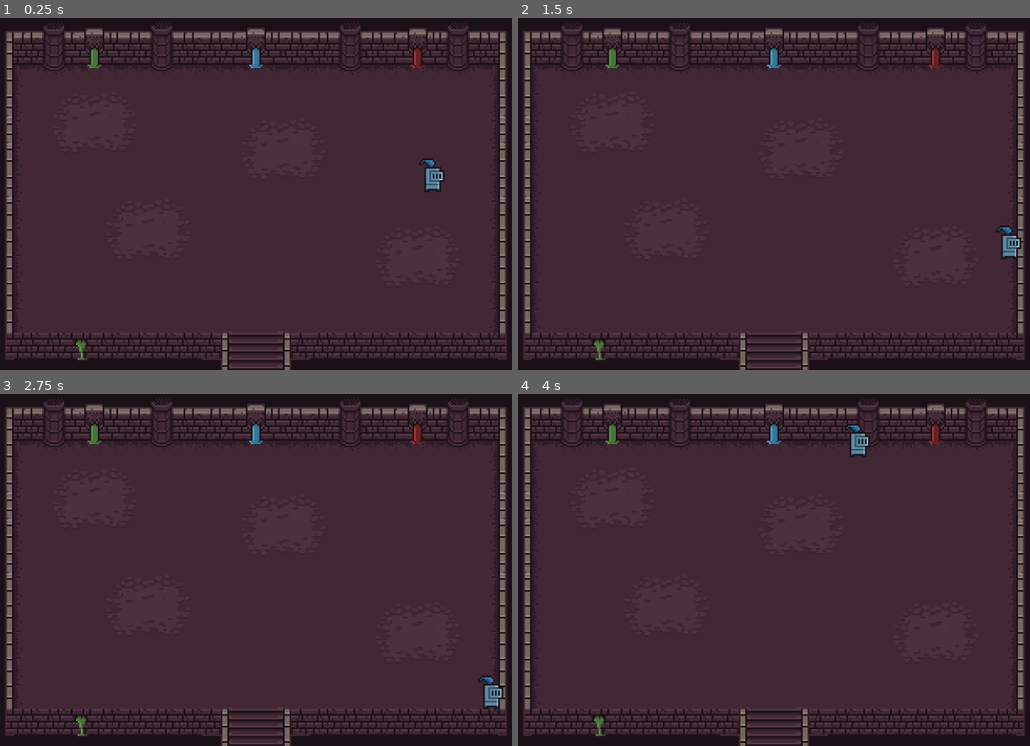
Above: before the commit, frames 1-4 (two rows, left to right).
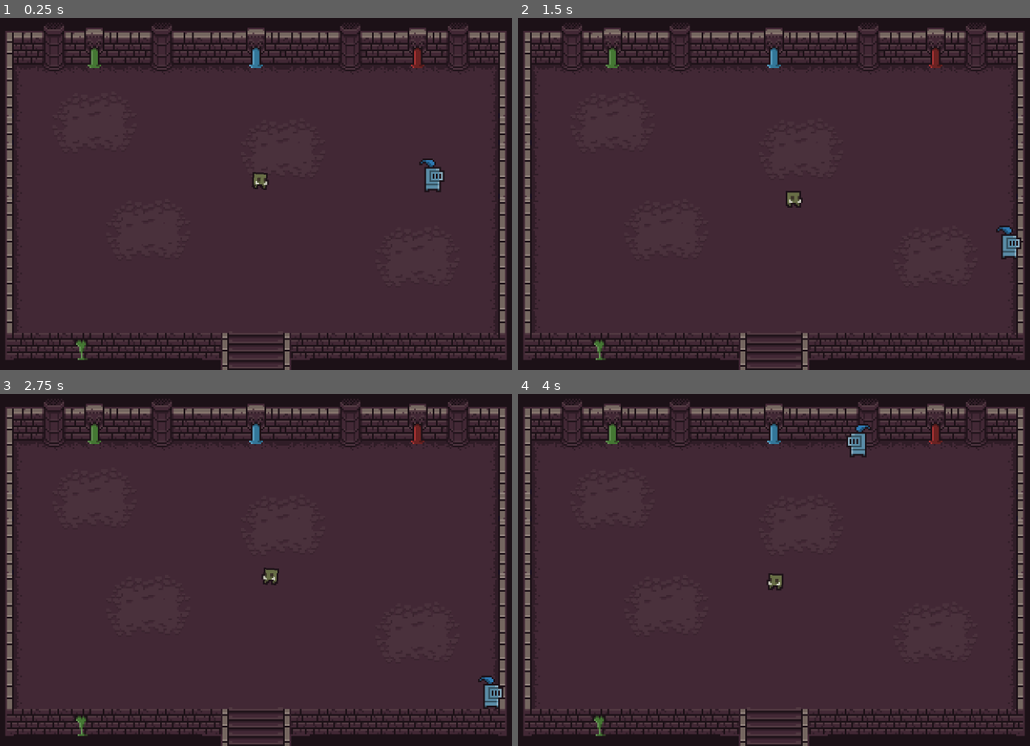
Above: after the commit, the same moments.

Repository: jovialen/dungeon-game
Game: Godot game, scene res://Scenes/Main.tscn
Two runs of this game, one before a commit and one after it. Both use one fixed random seed, a clock stepped at 60 frames per second and the inputs below.
Inputs:
- Up to frame 1 (0.25 s): no input
- Up to frame 2 (1.5 s): tap Enter at 0.5 s; hold D (move_right) 0.53-1.28 s; hold S (move_down) from 1.28 s (still down)
- Up to frame 3 (2.75 s): tap Space at 2 s; release S (move_down) at 2.03 s; hold D (move_right) from 2.03 s (still down)
- Up to frame 4 (4 s): tap Enter at 2.75 s; release D (move_right) at 2.78 s; hold W (move_up) 2.78-3.53 s; hold A (move_left) from 3.53 s (still down)

The runs differ from the first frame. In frame 1, 0.1% of the frame differs, in the area x 49-53%, y 43-49%; in frame 2, 0.1%; in frame 3, 0.1%; in frame 4, 0.3%, in the area x 48-70%, y 8-56%.

Commit message:
feat: add basic goblin wandering aimlessly

Diff:
--- a/Assets/0x72_16x16DungeonTileset.v5/16x16DungeonTilesetv5.tres
+++ b/Assets/0x72_16x16DungeonTileset.v5/16x16DungeonTilesetv5.tres
@@ -1021,4 +1021,5 @@
 
 [resource]
 physics_layer_0/collision_layer = 1
+physics_layer_0/collision_mask = 7
 sources/0 = SubResource("TileSetAtlasSource_xldbv")
--- /dev/null
+++ b/Scenes/Characters/Goblin.tscn
@@ -0,0 +1,104 @@
+[gd_scene load_steps=17 format=3 uid="uid://c2k73q18jbnub"]
+
+[ext_resource type="Texture2D" uid="uid://ee51e476jqbq" path="res://Assets/0x72_16x16DungeonTileset.v5/items/monster_goblin.png" id="1_lsish"]
+[ext_resource type="Script" path="res://Scripts/Characters/FlipWithMovementDirection.gd" id="2_00mbp"]
+[ext_resource type="Script" path="res://Scripts/Characters/Health.gd" id="2_funha"]
+[ext_resource type="Script" path="res://Scripts/State Machine/State Machine.gd" id="3_tcb2r"]
+[ext_resource type="Script" path="res://Scripts/State Machine/WanderState.gd" id="4_ay6tg"]
+[ext_resource type="Script" path="res://Scripts/Characters/GoblinAnimation.gd" id="5_fkmht"]
+
+[sub_resource type="RectangleShape2D" id="RectangleShape2D_pi5t8"]
+size = Vector2(9, 10)
+
+[sub_resource type="Animation" id="Animation_3ob8g"]
+resource_name = "idle"
+
+[sub_resource type="Animation" id="Animation_aji8l"]
+resource_name = "walking"
+loop_mode = 1
+tracks/0/type = "value"
+tracks/0/imported = false
+tracks/0/enabled = true
+tracks/0/path = NodePath(".:rotation")
+tracks/0/interp = 1
+tracks/0/loop_wrap = true
+tracks/0/keys = {
+"times": PackedFloat32Array(0, 0.25, 0.75, 1),
+"transitions": PackedFloat32Array(1, 1, 1, 1),
+"update": 0,
+"values": [0.0, 0.0872665, -0.0872665, 0.0]
+}
+
+[sub_resource type="AnimationLibrary" id="AnimationLibrary_mggub"]
+_data = {
+"idle": SubResource("Animation_3ob8g"),
+"walking": SubResource("Animation_aji8l")
+}
+
+[sub_resource type="AnimationNodeAnimation" id="AnimationNodeAnimation_w80fn"]
+animation = &"idle"
+
+[sub_resource type="AnimationNodeAnimation" id="AnimationNodeAnimation_n6hps"]
+animation = &"walking"
+
+[sub_resource type="AnimationNodeStateMachineTransition" id="AnimationNodeStateMachineTransition_33tr7"]
+advance_mode = 2
+
+[sub_resource type="AnimationNodeStateMachineTransition" id="AnimationNodeStateMachineTransition_g2hbb"]
+advance_mode = 2
+advance_condition = &"is_moving"
+
+[sub_resource type="AnimationNodeStateMachineTransition" id="AnimationNodeStateMachineTransition_owsh0"]
+advance_mode = 2
+advance_condition = &"is_idle"
+
+[sub_resource type="AnimationNodeStateMachine" id="AnimationNodeStateMachine_ucv85"]
+states/idle/node = SubResource("AnimationNodeAnimation_w80fn")
+states/idle/position = Vector2(399, 100)
+states/walking/node = SubResource("AnimationNodeAnimation_n6hps")
+states/walking/position = Vector2(647, 100)
+transitions = ["Start", "idle", SubResource("AnimationNodeStateMachineTransition_33tr7"), "idle", "walking", SubResource("AnimationNodeStateMachineTransition_g2hbb"), "walking", "idle", SubResource("AnimationNodeStateMachineTransition_owsh0")]
+
+[node name="Goblin" type="CharacterBody2D"]
+z_index = 1
+collision_layer = 2
+collision_mask = 3
+
+[node name="CollisionShape2D" type="CollisionShape2D" parent="."]
+position = Vector2(-0.5, 3)
+shape = SubResource("RectangleShape2D_pi5t8")
+
+[node name="Sprite2D" type="Sprite2D" parent="." node_paths=PackedStringArray("parent")]
+texture = ExtResource("1_lsish")
+script = ExtResource("2_00mbp")
+parent = NodePath("..")
+
+[node name="Health" type="Node" parent="."]
+script = ExtResource("2_funha")
+max_health = 3
+
+[node name="State Machine" type="Node" parent="." node_paths=PackedStringArray("initial_state")]
+editor_description = "A finite state machine determening behaviour."
+script = ExtResource("3_tcb2r")
+initial_state = NodePath("WanderState")
+
+[node name="WanderState" type="Node" parent="State Machine" node_paths=PackedStringArray("parent")]
+editor_description = "State for idle walking around the scene."
+script = ExtResource("4_ay6tg")
+parent = NodePath("../..")
+
+[node name="AnimationTree" type="AnimationTree" parent="." node_paths=PackedStringArray("parent")]
+libraries = {
+"": SubResource("AnimationLibrary_mggub")
+}
+tree_root = SubResource("AnimationNodeStateMachine_ucv85")
+anim_player = NodePath("../AnimationPlayer")
+parameters/conditions/is_idle = false
+parameters/conditions/is_moving = false
+script = ExtResource("5_fkmht")
+parent = NodePath("..")
+
+[node name="AnimationPlayer" type="AnimationPlayer" parent="."]
+libraries = {
+"": SubResource("AnimationLibrary_mggub")
+}
--- a/Scenes/Characters/Player.tscn
+++ b/Scenes/Characters/Player.tscn
@@ -1,17 +1,24 @@
-[gd_scene load_steps=5 format=3 uid="uid://bhig2uvs8teqq"]
+[gd_scene load_steps=6 format=3 uid="uid://bhig2uvs8teqq"]
 
 [ext_resource type="Script" path="res://Scripts/Characters/Player/Movement.gd" id="1_f7ce8"]
 [ext_resource type="Texture2D" uid="uid://dj1pxogigjwmx" path="res://Assets/0x72_16x16DungeonTileset.v5/items/npc_knight_blue.png" id="2_o7uwv"]
 [ext_resource type="Script" path="res://Scripts/Characters/Health.gd" id="3_ox42a"]
+[ext_resource type="Script" path="res://Scripts/Characters/FlipWithMovementDirection.gd" id="3_vxmvl"]
 
 [sub_resource type="RectangleShape2D" id="RectangleShape2D_c1p15"]
 size = Vector2(8, 7)
 
 [node name="Player" type="CharacterBody2D"]
+z_index = 100
+collision_layer = 4
+collision_mask = 5
 script = ExtResource("1_f7ce8")
 
-[node name="Sprite2D" type="Sprite2D" parent="."]
+[node name="Sprite2D" type="Sprite2D" parent="." node_paths=PackedStringArray("parent")]
 texture = ExtResource("2_o7uwv")
+script = ExtResource("3_vxmvl")
+parent = NodePath("..")
+reverse = true
 
 [node name="CollisionShape2D" type="CollisionShape2D" parent="."]
 position = Vector2(0, 6.5)
--- a/Scenes/Main.tscn
+++ b/Scenes/Main.tscn
@@ -1,7 +1,8 @@
-[gd_scene load_steps=3 format=3 uid="uid://byys3rqrnpujh"]
+[gd_scene load_steps=4 format=3 uid="uid://byys3rqrnpujh"]
 
 [ext_resource type="TileSet" uid="uid://b1hj3kinmd1cr" path="res://Assets/0x72_16x16DungeonTileset.v5/16x16DungeonTilesetv5.tres" id="1_h5yh5"]
 [ext_resource type="PackedScene" uid="uid://bhig2uvs8teqq" path="res://Scenes/Characters/Player.tscn" id="2_b4ftn"]
+[ext_resource type="PackedScene" uid="uid://c2k73q18jbnub" path="res://Scenes/Characters/Goblin.tscn" id="3_a1uqo"]
 
 [node name="Main" type="Node"]
 
@@ -9,7 +10,6 @@
 tile_set = ExtResource("1_h5yh5")
 format = 2
 layer_0/name = "Room"
-layer_0/y_sort_enabled = true
 layer_0/tile_data = PackedInt32Array(-262153, 1114112, 1, -262152, 393216, 4, -262151, 655360, 5, -262150, 720896, 5, - …(5163 unchanged characters)…
 
 [node name="Camera2D" type="Camera2D" parent="."]
@@ -20,3 +20,5 @@
 [node name="Player" parent="." instance=ExtResource("2_b4ftn")]
 position = Vector2(105, 2)
 SPEED = 200.0
+
+[node name="Goblin" parent="." instance=ExtResource("3_a1uqo")]
--- /dev/null
+++ b/Scripts/Characters/FlipWithMovementDirection.gd
@@ -0,0 +1,18 @@
+extends Sprite2D
+
+
+@export var parent : CharacterBody2D
+@export var reverse := false
+
+
+func _process(delta):
+	if parent:
+		# No need to mess with the direction if we're not moving
+		if parent.velocity.x == 0:
+			return
+
+		var moving_left = parent.velocity.x < 0
+		if reverse:
+			flip_h = moving_left
+		else:
+			flip_h = not moving_left
--- /dev/null
+++ b/Scripts/Characters/GoblinAnimation.gd
@@ -0,0 +1,10 @@
+extends AnimationTree
+
+
+@export var parent: CharacterBody2D
+
+
+func _process(delta):
+	var is_idle = parent.velocity == Vector2.ZERO
+	self["parameters/conditions/is_idle"] = is_idle
+	self["parameters/conditions/is_moving"] = !is_idle
--- /dev/null
+++ b/Scripts/State Machine/State Machine.gd
@@ -0,0 +1,47 @@
+extends Node
+class_name StateMachine
+
+
+signal state_changed(old_state, new_state)
+
+
+@export var initial_state: State
+
+var states: Dictionary
+@onready var current_state := initial_state.name.to_lower()
+
+
+func _ready():
+	for child in get_children():
+		if child is State:
+			states[child.name.to_lower()] = child
+			child.connect("change_state", change_state)
+
+	states[current_state].start()
+
+
+func _process(delta):
+	states[current_state].update(delta)
+
+
+func _physics_process(delta):
+	states[current_state].physics_update(delta)
+
+
+func change_state(state: String):
+	state = state.to_lower()
+
+	if state == current_state:
+		return
+
+	if state not in states:
+		print("error: state " + state + " does not exist")
+		return
+
+	var old_state = current_state
+	current_state = state
+
+	states[old_state].stop()
+	states[current_state].start()
+
+	emit_signal("state_changed", old_state, current_state)
--- /dev/null
+++ b/Scripts/State Machine/State.gd
@@ -0,0 +1,21 @@
+extends Node
+class_name State
+
+
+signal change_state(state)
+
+
+func start():
+	pass
+
+
+func stop():
+	pass
+
+
+func update(delta):
+	pass
+
+
+func physics_update(delta):
+	pass
--- /dev/null
+++ b/Scripts/State Machine/WanderState.gd
@@ -0,0 +1,42 @@
+extends State
+class_name WanderState
+
+
+@export var parent: CharacterBody2D
+@export var wander_speed := 10.0
+@export var walking_period_range := Vector2(1, 3)
+@export var waiting_period_range := Vector2(1, 3)
+
+var wander_dir := Vector2.ZERO
+var wander_time := 0.0
+
+
+func start():
+	_random_wander()
+
+
+func update(delta):
+	if wander_time <= 0:
+		_random_wander()
+	wander_time -= delta
+
+	consider_exit()
+
+
+func physics_update(delta):
+	if parent:
+		parent.velocity = wander_dir * wander_speed
+		parent.move_and_slide()
+
+
+func consider_exit():
+	pass
+
+
+func _random_wander():
+	if wander_dir == Vector2.ZERO:
+		wander_dir = Vector2(randf_range(-1, 1), randf_range(-1, 1))
+		wander_time = randf_range(walking_period_range.x, walking_period_range.y)
+	else:
+		wander_dir = Vector2.ZERO
+		wander_time = randf_range(waiting_period_range.x, waiting_period_range.y)
--- a/project.godot
+++ b/project.godot
@@ -42,6 +42,12 @@
 ]
 }
 
+[layer_names]
+
+2d_physics/layer_1="Terrain"
+2d_physics/layer_2="Enemies"
+2d_physics/layer_3="Player"
+
 [rendering]
 
 textures/canvas_textures/default_texture_filter=3
